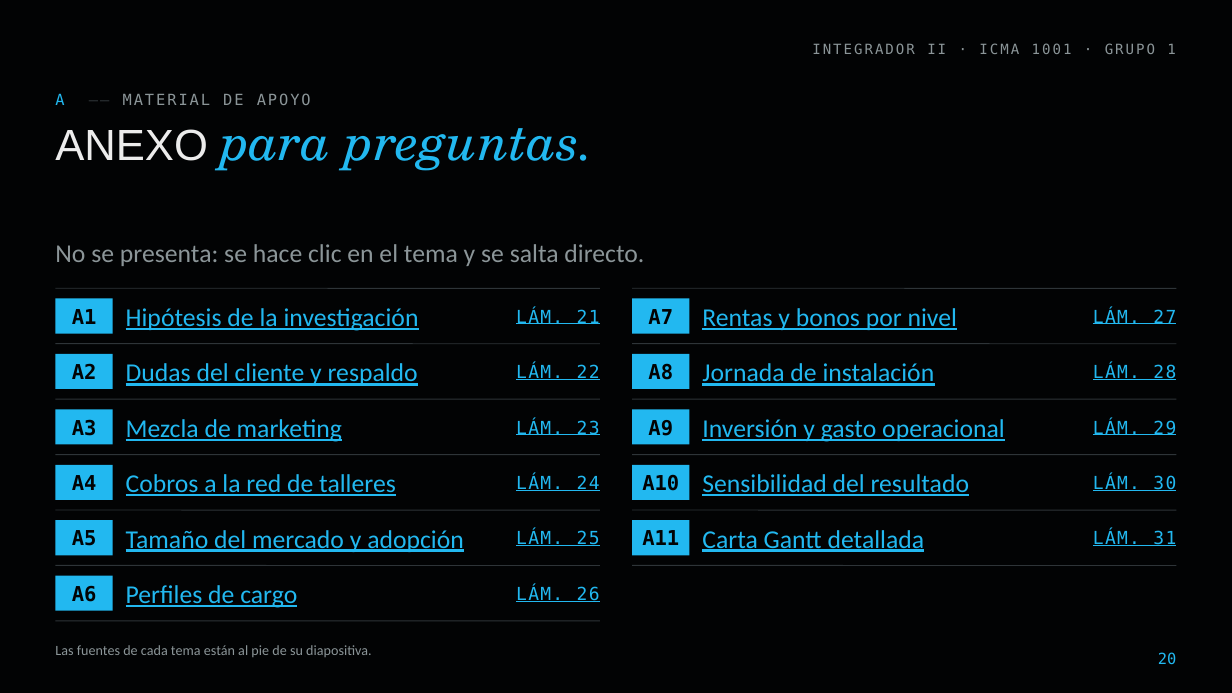
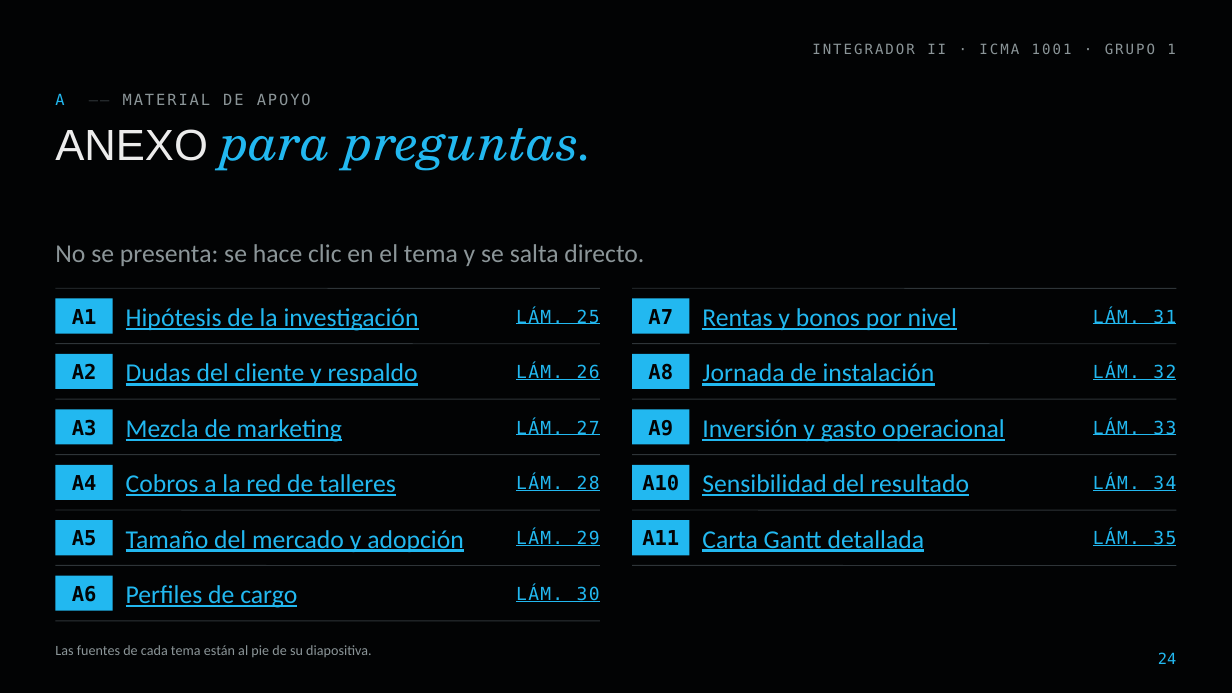
Before and after one commit to diegoaam0109-ux/lumine, a slide deck: slide 24 of fase-3/Grupo_01_LumineMotors_Fase3.pptx (slide 20 before the commit). Drawn at 1232x693 pixels with LibreOffice and Linux fonts; fonts in the diff are those of the drawing; background and template pictures are left out. Boxes give left, top, right and bottom in pixels: in the first picture for what was removed or moved away, otherwise in the second. Text is boxed around its words. In the diff, an @@ line names an element or a change of style, - is before the commit and + after.

```diff
--- a/fase-3/Grupo_01_LumineMotors_Fase3.pptx
+++ b/fase-3/Grupo_01_LumineMotors_Fase3.pptx
@@ text at <box>516,309,600,324</box>: text changed @@
-LÁM. 21
+LÁM. 25
@@ text at <box>1093,309,1176,324</box>: text changed @@
-LÁM. 27
+LÁM. 31
@@ text at <box>516,364,600,380</box>: text changed @@
-LÁM. 22
+LÁM. 26
@@ text at <box>1093,364,1176,380</box>: text changed @@
-LÁM. 28
+LÁM. 32
@@ text at <box>516,419,600,435</box>: text changed @@
-LÁM. 23
+LÁM. 27
@@ text at <box>1093,419,1176,435</box>: text changed @@
-LÁM. 29
+LÁM. 33
@@ text at <box>516,475,600,491</box>: text changed @@
-LÁM. 24
+LÁM. 28
@@ text at <box>1093,475,1176,491</box>: text changed @@
-LÁM. 30
+LÁM. 34
@@ text at <box>516,530,600,546</box>: text changed @@
-LÁM. 25
+LÁM. 29
@@ text at <box>1093,530,1176,546</box>: text changed @@
-LÁM. 31
+LÁM. 35
@@ text at <box>516,586,600,602</box>: text changed @@
-LÁM. 26
+LÁM. 30
@@ page number at <box>1158,652,1176,664</box>: text changed @@
-20
+24
```
Also in this commit, not shown: 14 other slides changed, 4 slides added, 14 other files.
